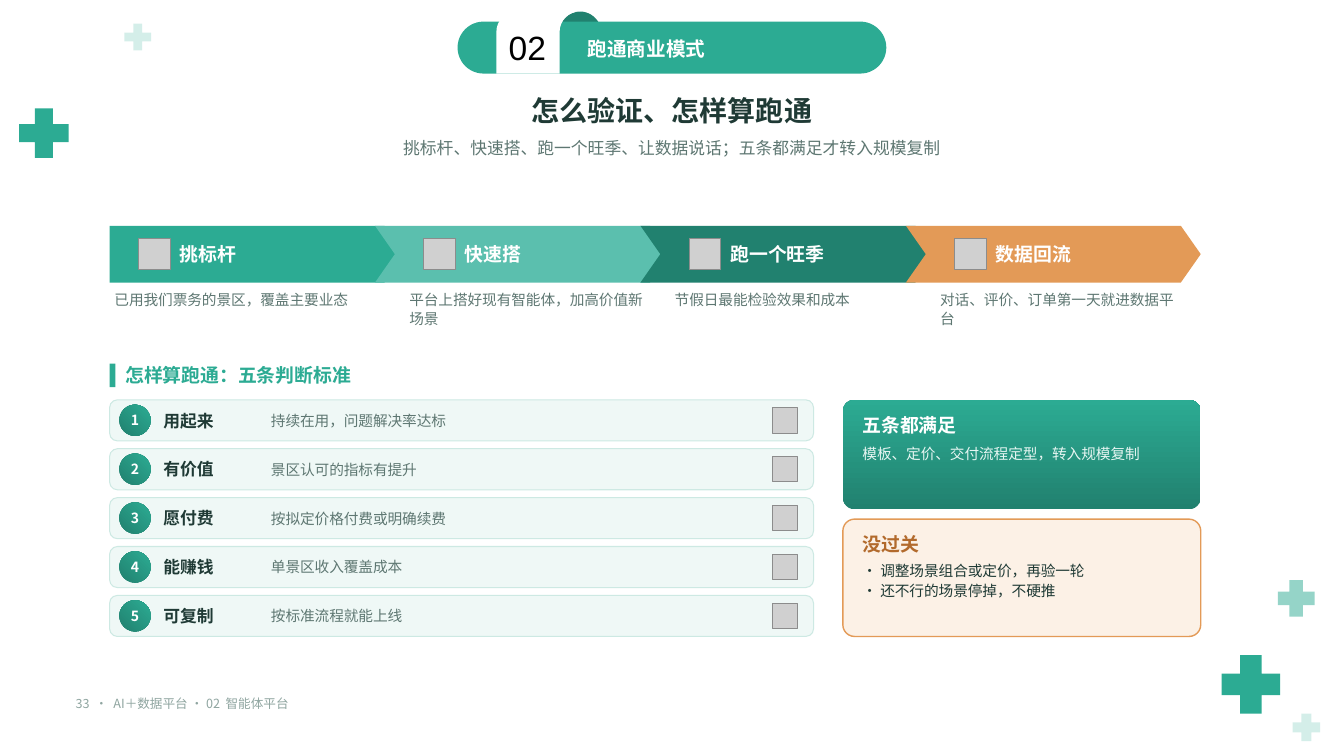
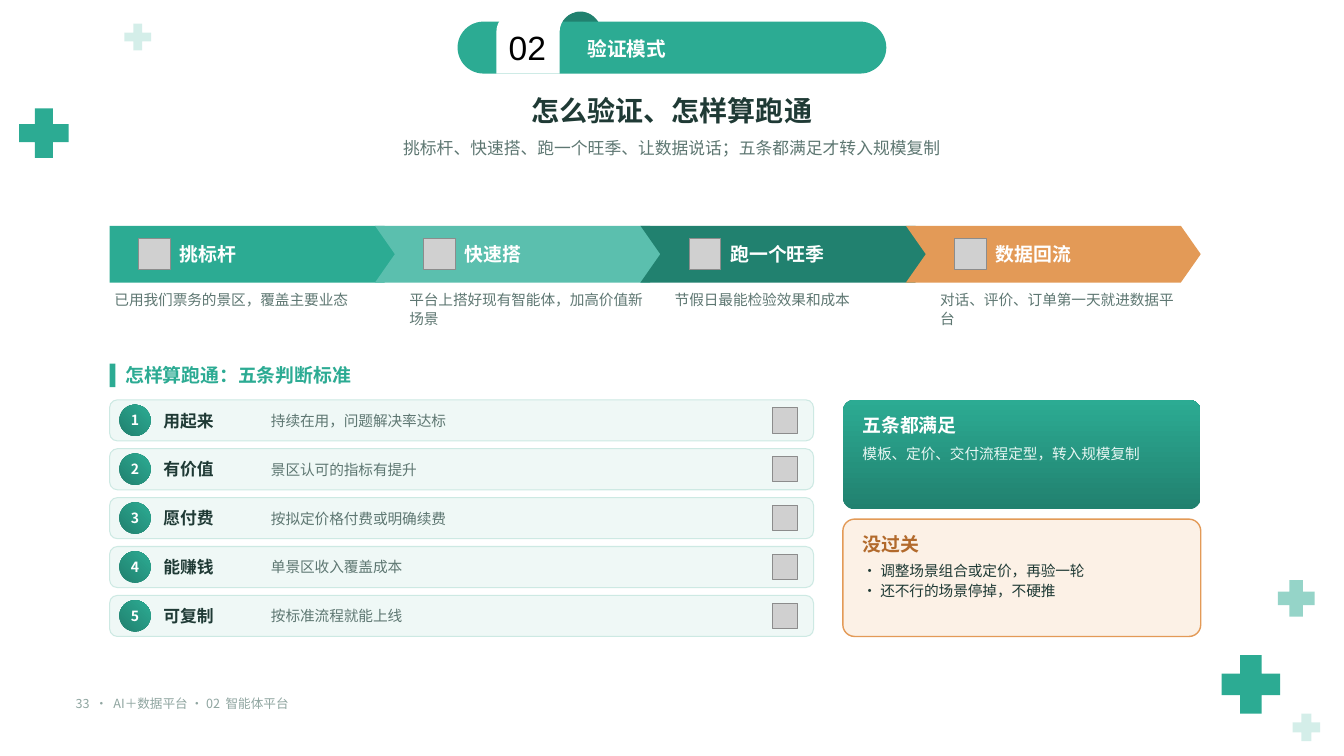
Before and after one commit to keanying/relevance, a slide deck: slide 33 of AI＋数据平台_老板汇报_青绿模板.pptx. Drawn at 1344x756 pixels with LibreOffice and Linux fonts; fonts in the diff are those of the drawing; grey boxes stand for pictures; background and template pictures are left out. Boxes give left, top, right and bottom in pixels: in the first picture for what was removed or moved away, otherwise in the second. Text is boxed around its words. In the diff, an @@ line names an element or a change of style, - is before the commit and + after.

```diff
--- a/AI＋数据平台_老板汇报_青绿模板.pptx
+++ b/AI＋数据平台_老板汇报_青绿模板.pptx
@@ text at (588, 39, 666, 58): text changed @@
-跑通商业模式
+验证模式
```
Also in this commit, not shown: 8 other slides changed.
